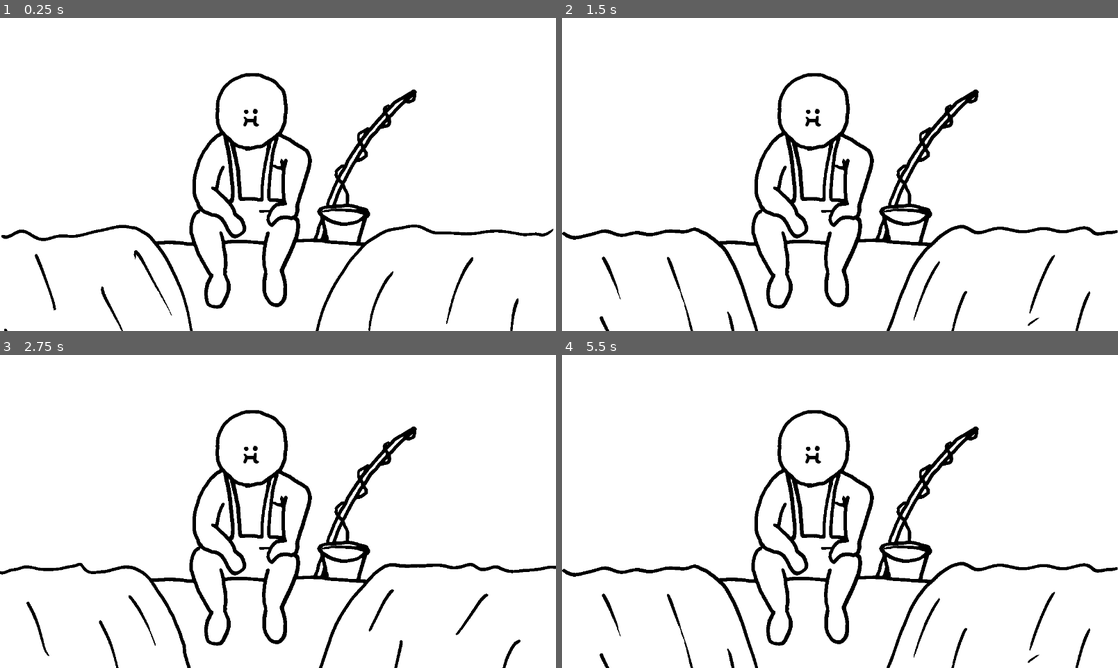
Above: before the commit, frames 1-4 (two rows, left to right).
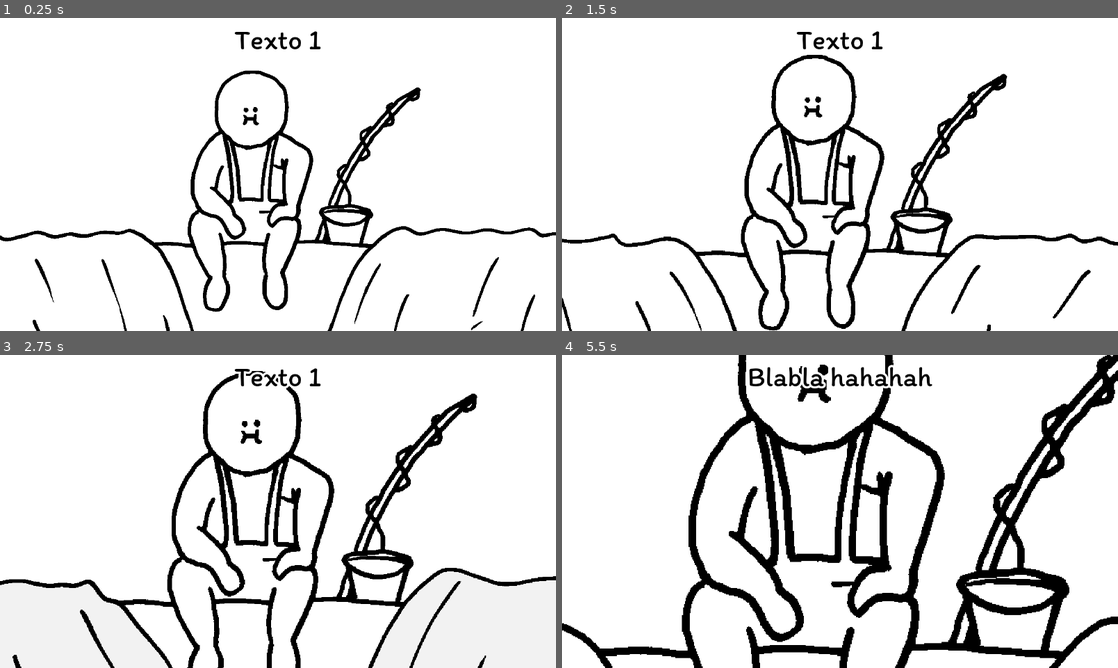
Above: after the commit, the same moments.

Repository: rilifon/A-Fera-Que-Habita-Em-Mim
Game: Godot game, scene res://MainMenu.tscn
Same seed, same stepped clock (60 frames per second), same inputs: the game is played once before the commit and once after it. This scene is started directly instead of the project's main scene.
Inputs:
- Up to frame 1 (0.25 s): no input
- Up to frame 2 (1.5 s): hold Right (ui_right) 0.53-1.28 s; hold Left (ui_left) from 1.28 s (still down)
- Up to frame 3 (2.75 s): release Left (ui_left) at 2.03 s; hold Right (ui_right) from 2.03 s (still down)
- Up to frame 4 (5.5 s): release Right (ui_right) at 3.53 s; hold Left (ui_left) from 3.53 s (still down)

The runs differ from the first frame. In frame 1, 6.5% of the frame differs, in the area x 0-100%, y 4-100%; in frame 2, 13%; in frame 3, 15%; in frame 4, 22%, in the area x 0-100%, y 0-100%.

Commit message:
Add button texture

Diff:
--- a/project/MainMenu.tscn
+++ b/project/MainMenu.tscn
@@ -1,12 +1,13 @@
-[gd_scene load_steps=10 format=2]
+[gd_scene load_steps=13 format=2]
 
-[ext_resource path="res://assets/images/waterfall_1.png" type="Texture" id=1]
-[ext_resource path="res://assets/images/waterfall_5.png" type="Texture" id=2]
-[ext_resource path="res://assets/images/waterfall_4.png" type="Texture" id=3]
-[ext_resource path="res://assets/images/ahab_2.png" type="Texture" id=4]
-[ext_resource path="res://assets/images/ahab_1.png" type="Texture" id=5]
-[ext_resource path="res://assets/images/waterfall_3.png" type="Texture" id=6]
-[ext_resource path="res://assets/images/waterfall_2.png" type="Texture" id=7]
+[ext_resource path="res://assets/images/intro/waterfall_1.png" type="Texture" id=1]
+[ext_resource path="res://assets/images/intro/waterfall_5.png" type="Texture" id=2]
+[ext_resource path="res://assets/images/intro/waterfall_4.png" type="Texture" id=3]
+[ext_resource path="res://assets/images/intro/ahab_2.png" type="Texture" id=4]
+[ext_resource path="res://assets/images/intro/ahab_1.png" type="Texture" id=5]
+[ext_resource path="res://assets/images/intro/waterfall_3.png" type="Texture" id=6]
+[ext_resource path="res://assets/images/intro/waterfall_2.png" type="Texture" id=7]
+[ext_resource path="res://assets/fonts/Itim-Regular.ttf" type="DynamicFontData" id=8]
 
 [sub_resource type="SpriteFrames" id=1]
 animations = [ {
@@ -24,6 +25,51 @@
 "speed": 5.0
 } ]
 
+[sub_resource type="Animation" id=3]
+resource_name = "intro"
+length = 10.0
+tracks/0/type = "value"
+tracks/0/path = NodePath("Camera2D:position")
+tracks/0/interp = 1
+tracks/0/loop_wrap = true
+tracks/0/imported = false
+tracks/0/enabled = true
+tracks/0/keys = {
+"times": PoolRealArray( 0, 10 ),
+"transitions": PoolRealArray( 1, 1 ),
+"update": 0,
+"values": [ Vector2( 640, 360 ), Vector2( 577, 372 ) ]
+}
+tracks/1/type = "value"
+tracks/1/path = NodePath("Camera2D:zoom")
+tracks/1/interp = 1
+tracks/1/loop_wrap = true
+tracks/1/imported = false
+tracks/1/enabled = true
+tracks/1/keys = {
+"times": PoolRealArray( 0, 10 ),
+"transitions": PoolRealArray( 1, 1 ),
+"update": 0,
+"values": [ Vector2( 1, 1 ), Vector2( 0.03, 0.03 ) ]
+}
+tracks/2/type = "value"
+tracks/2/path = NodePath("TextLayer/Story:text")
+tracks/2/interp = 1
+tracks/2/loop_wrap = true
+tracks/2/imported = false
+tracks/2/enabled = true
+tracks/2/keys = {
+"times": PoolRealArray( 0, 3 ),
+"transitions": PoolRealArray( 1, 1 ),
+"update": 1,
+"values": [ "Texto 1", "Blabla hahahah" ]
+}
+
+[sub_resource type="DynamicFont" id=4]
+size = 64
+outline_size = 5
+font_data = ExtResource( 8 )
+
 [node name="MainMenu" type="Control"]
 anchor_right = 1.0
 anchor_bottom = 1.0
@@ -31,13 +77,43 @@
 "_edit_use_anchors_": false
 }
 
-[node name="Ahab" type="AnimatedSprite" parent="."]
+[node name="Intro" type="Node2D" parent="."]
+
+[node name="Ahab" type="AnimatedSprite" parent="Intro"]
 position = Vector2( 635.213, 391.257 )
 frames = SubResource( 1 )
 playing = true
 
-[node name="Waterfall" type="AnimatedSprite" parent="."]
+[node name="Waterfall" type="AnimatedSprite" parent="Intro"]
 position = Vector2( 640, 644.359 )
 frames = SubResource( 2 )
-frame = 1
+frame = 2
 playing = true
+
+[node name="Camera2D" type="Camera2D" parent="."]
+position = Vector2( 640, 360 )
+current = true
+
+[node name="AnimationPlayer" type="AnimationPlayer" parent="."]
+autoplay = "intro"
+anims/intro = SubResource( 3 )
+
+[node name="TextLayer" type="CanvasLayer" parent="."]
+
+[node name="Story" type="Label" parent="TextLayer"]
+anchor_right = 1.0
+margin_bottom = 77.0
+rect_min_size = Vector2( 1280, 100 )
+custom_fonts/font = SubResource( 4 )
+custom_colors/font_color = Color( 0, 0, 0, 1 )
+text = "Texto 1"
+align = 1
+valign = 1
+__meta__ = {
+"_edit_use_anchors_": false
+}
+
+[node name="ProgressBar" type="TextureProgress" parent="TextLayer"]
+margin_right = 4.0
+margin_bottom = 14.0
+fill_mode = 4
Binary file added: project/assets/images/buttons/button.png
Not shown, changed: project/assets/images/buttons/button.png.import
Binary file added: project/assets/images/buttons/button_disabled.png
Not shown, changed: project/assets/images/buttons/button_disabled.png.import
Renamed: project/assets/images/ahab_1.png -> project/assets/images/intro/ahab_1.png
Not shown, added: project/assets/images/intro/ahab_1.png.import
Renamed: project/assets/images/ahab_2.png -> project/assets/images/intro/ahab_2.png
Not shown, changed: project/assets/images/intro/ahab_2.png.import
Renamed: project/assets/images/waterfall_1.png -> project/assets/images/intro/waterfall_1.png
Not shown, added: project/assets/images/intro/waterfall_1.png.import
Renamed: project/assets/images/waterfall_2.png -> project/assets/images/intro/waterfall_2.png
Not shown, changed: project/assets/images/intro/waterfall_2.png.import
(and 6 more such lines)
